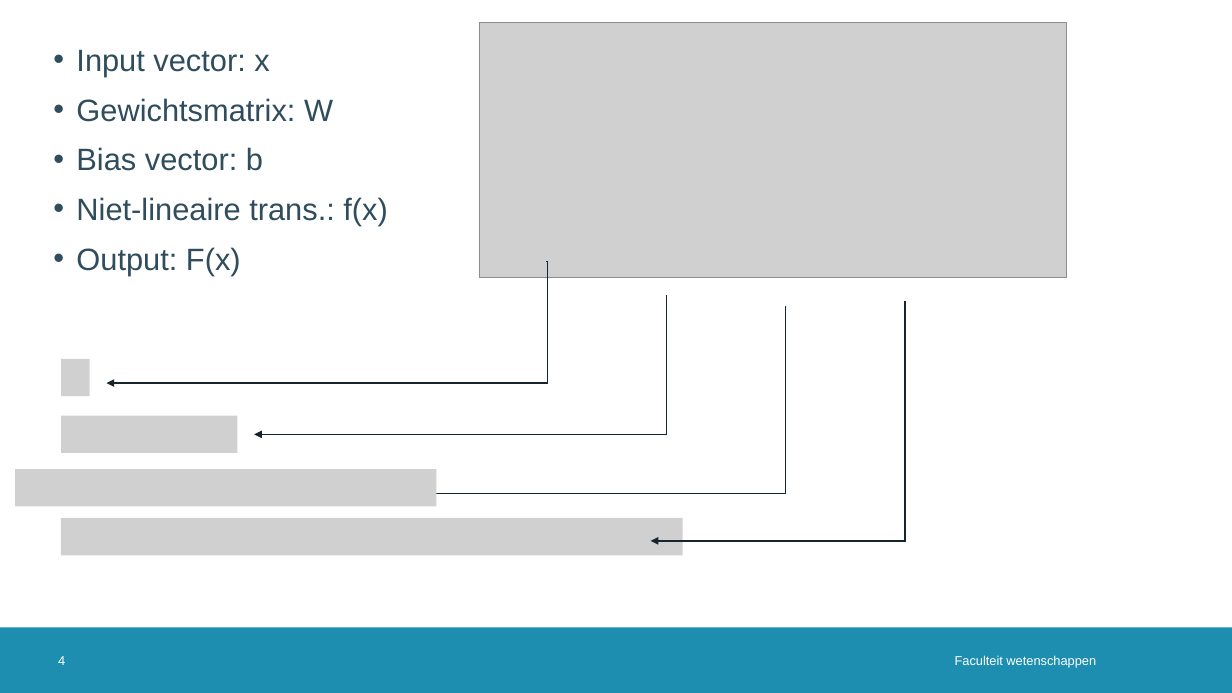
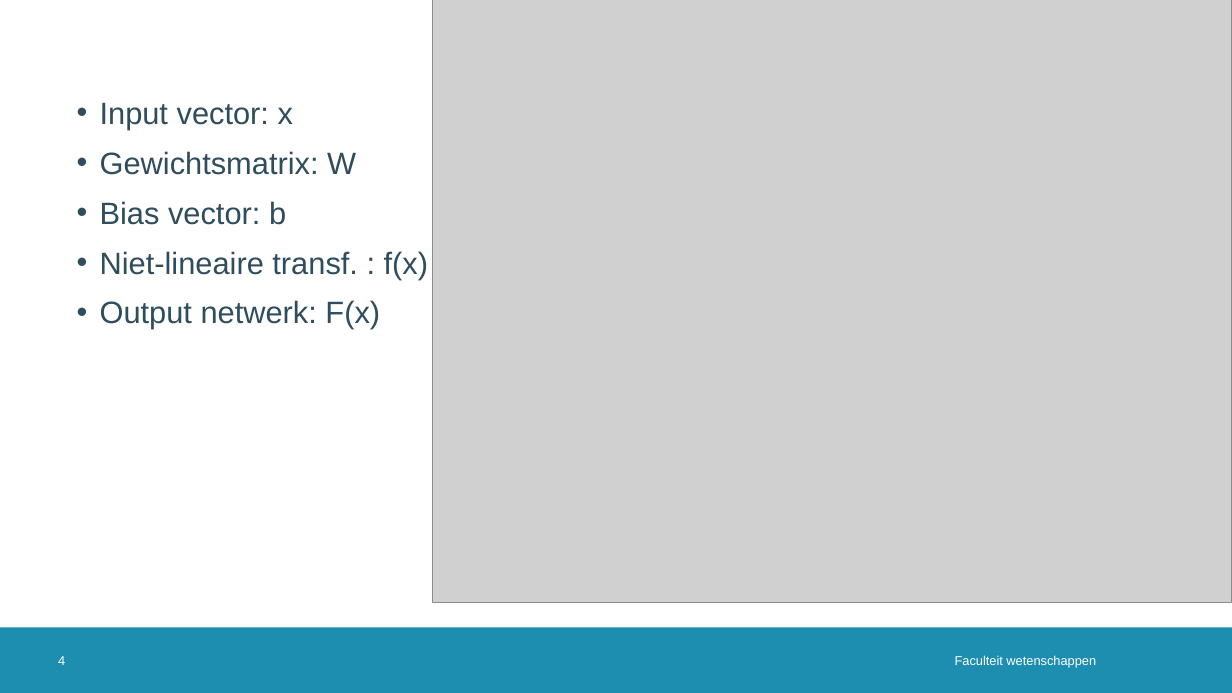
Before and after one commit to JoppeDJ/BachelorProef, a slide deck: slide 4 of Literatuurstudie/Literatuurstudie_ppt.pptx. Drawn at 1232x693 pixels with LibreOffice and Linux fonts; fonts in the diff are those of the drawing; grey boxes stand for pictures; background and template pictures are left out. Boxes give left, top, right and bottom in pixels: in the first picture for what was removed or moved away, otherwise in the second. Text is boxed around its words. In the diff, an @@ line names an element or a change of style, - is before the commit and + after.

```diff
--- a/Literatuurstudie/Literatuurstudie_ppt.pptx
+++ b/Literatuurstudie/Literatuurstudie_ppt.pptx
@@ picture added at (433, 0, 1232, 603) @@
@@ picture removed at (480, 23, 1067, 277) @@
@@ text "Input vector: x": place and size @@
-text "Input vector: x" at (76, 49, 387, 276)
+text "Input vector: x" at (100, 102, 428, 329)
@@ text at (100, 251, 428, 329): text changed @@
-• Niet-lineaire trans.: f(x)
-• Output: F(x)
+• Niet-lineaire transf. : f(x)
+• Output netwerk: F(x)
@@ elbow arrow removed from (546, 262) to (106, 384) @@
@@ elbow arrow removed from (666, 296) to (254, 434) @@
@@ elbow arrow removed from (786, 307) to (422, 494) @@
@@ elbow arrow removed from (906, 301) to (651, 541) @@
@@ picture removed at (61, 359, 90, 396) @@
@@ picture removed at (61, 416, 238, 453) @@
@@ picture removed at (15, 470, 436, 506) @@
@@ picture removed at (61, 518, 683, 555) @@
```
Also in this commit, not shown: 1 other slide changed.
